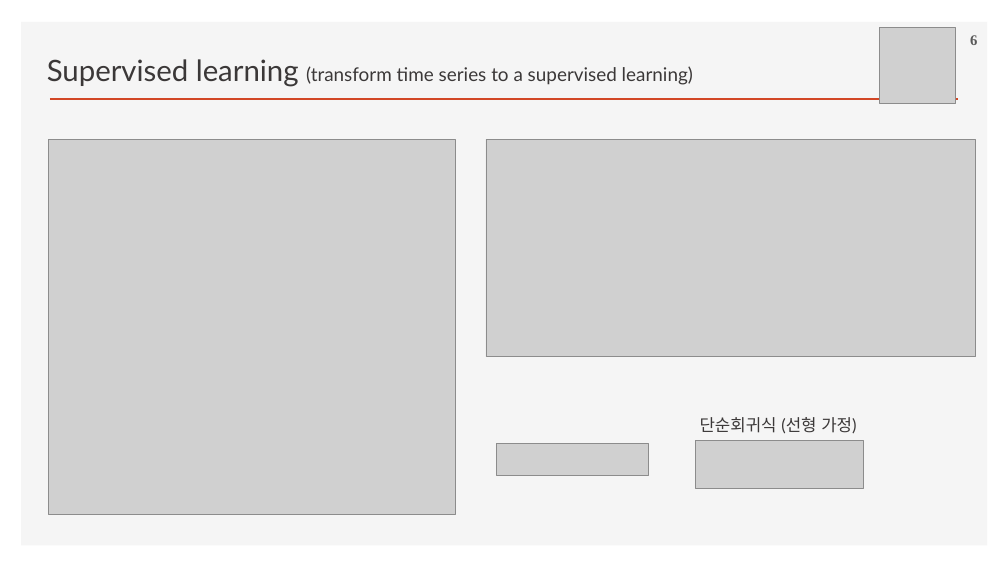
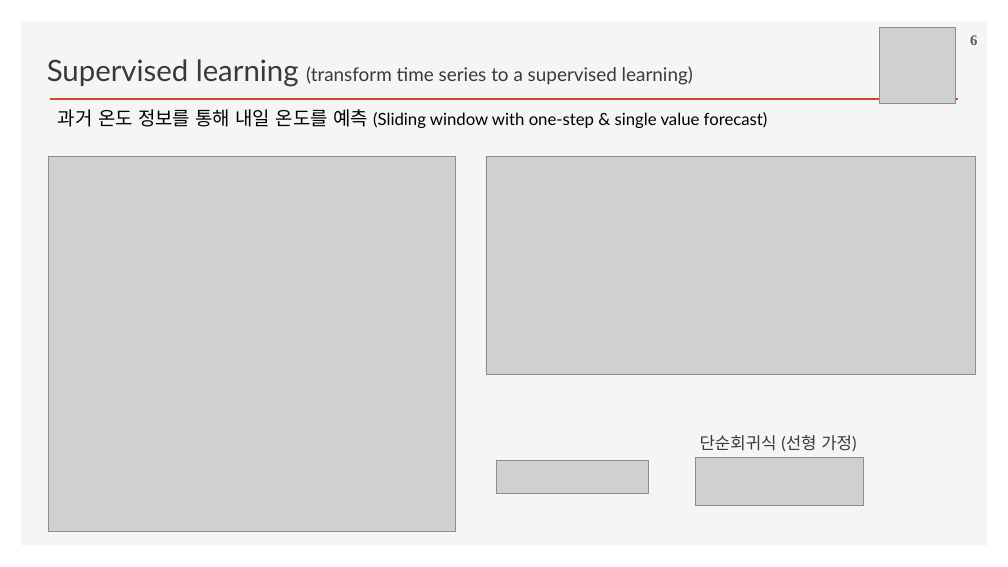
Before and after one commit to ancestor9/2026_Fall_Deep-Learning-with-Python, a slide deck: slide 6 of Chapter 13 Timeseries forecasting.pptx. Drawn at 1008x567 pixels with LibreOffice and Linux fonts; fonts in the diff are those of the drawing; grey boxes stand for pictures; background and template pictures are left out. Boxes give left, top, right and bottom in pixels: in the first picture for what was removed or moved away, otherwise in the second. Text is boxed around its words. In the diff, an @@ line names an element or a change of style, - is before the commit and + after.

```diff
--- a/Chapter 13 Timeseries forecasting.pptx
+++ b/Chapter 13 Timeseries forecasting.pptx
@@ text added at bbox=[58, 109, 768, 128], 16 pt, text #000000 @@
+과거 온도 정보를 통해 내일 온도를 예측 (Sliding window with one-step & single value forecast)
@@ 2 pictures, 1 text: place and size @@
-2 pictures, 1 text at bbox=[48, 139, 976, 514]
+2 pictures, 1 text at bbox=[48, 157, 976, 532]
@@ picture: place and size @@
-picture at bbox=[497, 444, 649, 476]
+picture at bbox=[497, 461, 649, 494]
@@ picture: place and size @@
-picture at bbox=[695, 441, 863, 489]
+picture at bbox=[695, 458, 863, 507]
```
Also in this commit, not shown: 13 other slides changed, 5 slides added, 1 slide removed.
